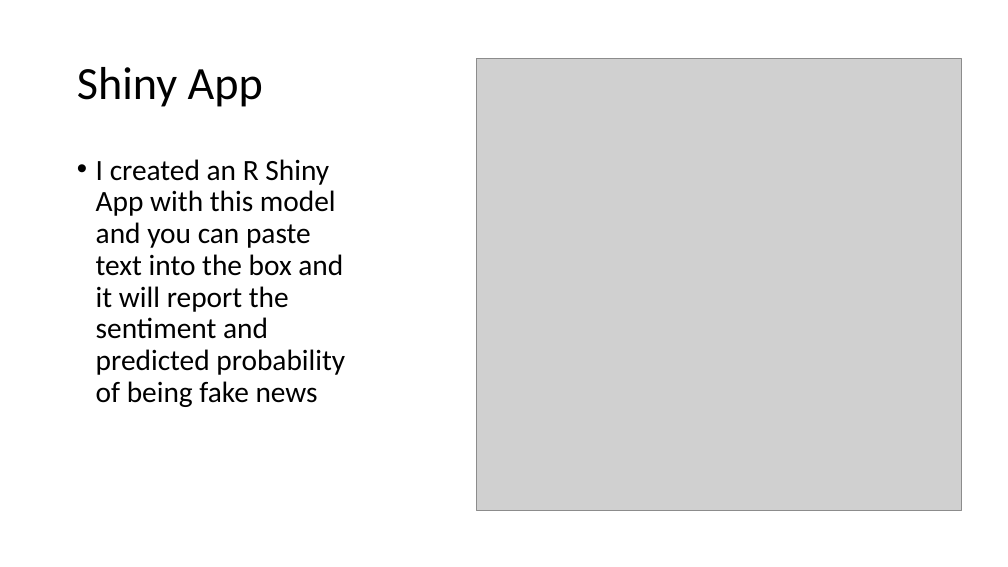
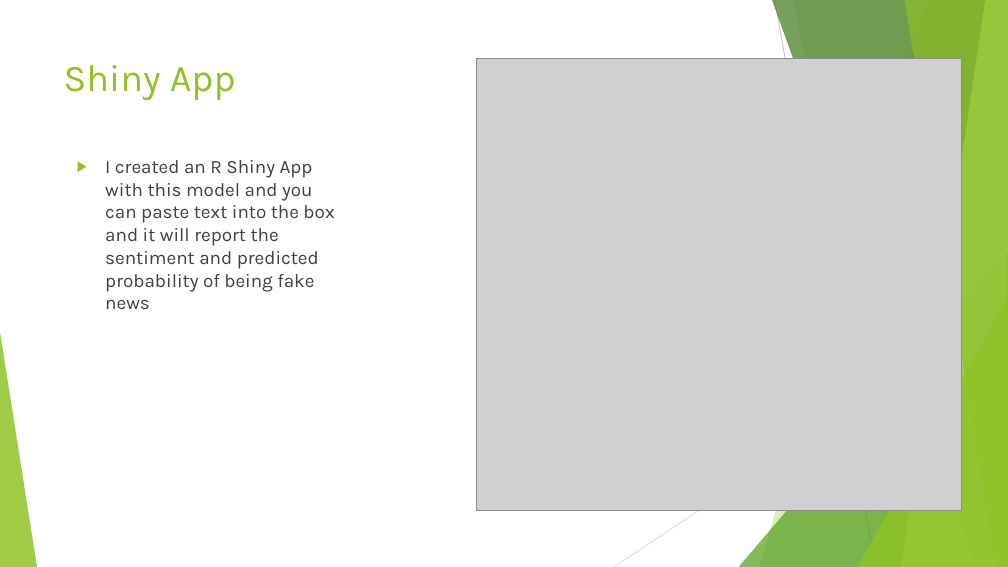
Before and after one commit to gwustudent123/csci_6221, a slide deck: slide 7 of Demo/Fake news detection with R.pptx. Drawn at 1008x567 pixels with LibreOffice and Linux fonts; fonts in the diff are those of the drawing; grey boxes stand for pictures. Boxes give left, top, right and bottom in pixels: in the first picture for what was removed or moved away, otherwise in the second. Text is boxed around its words. In the diff, an @@ line names an element or a change of style, - is before the commit and + after.

```diff
--- a/Demo/Fake news detection with R.pptx
+++ b/Demo/Fake news detection with R.pptx
@@ title "Shiny App": place and size @@
-title "Shiny App" at <box>77,67,263,107</box>
+title "Shiny App" at <box>64,65,236,101</box>
@@ title "Shiny App" at <box>64,65,236,101</box>: size 44 to 36 pt, font Calibri to Karla, text colour #000000 to #90C226; line spacing 0.9 to 1; vertical alignment middle to top @@
@@ text "I created an R Shiny ..." at <box>105,160,334,309</box>: size 28 to 18 pt, font Calibri to Karla, text colour #000000 to #404040; bullet • to ▶; line spacing 0.9 to 1 @@
@@ group added at <box>0,0,1008,567</box>: 5 freeform shapes, 3 triangles, 2 lines @@
```
Also in this commit, not shown: 6 other slides changed.
